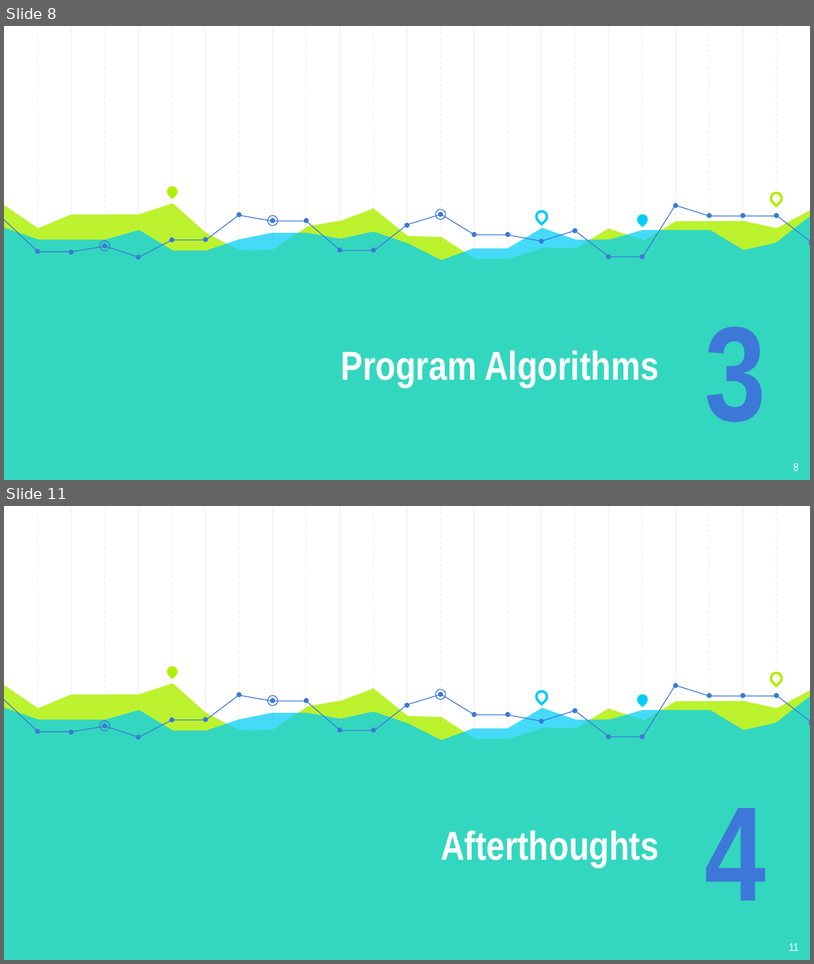
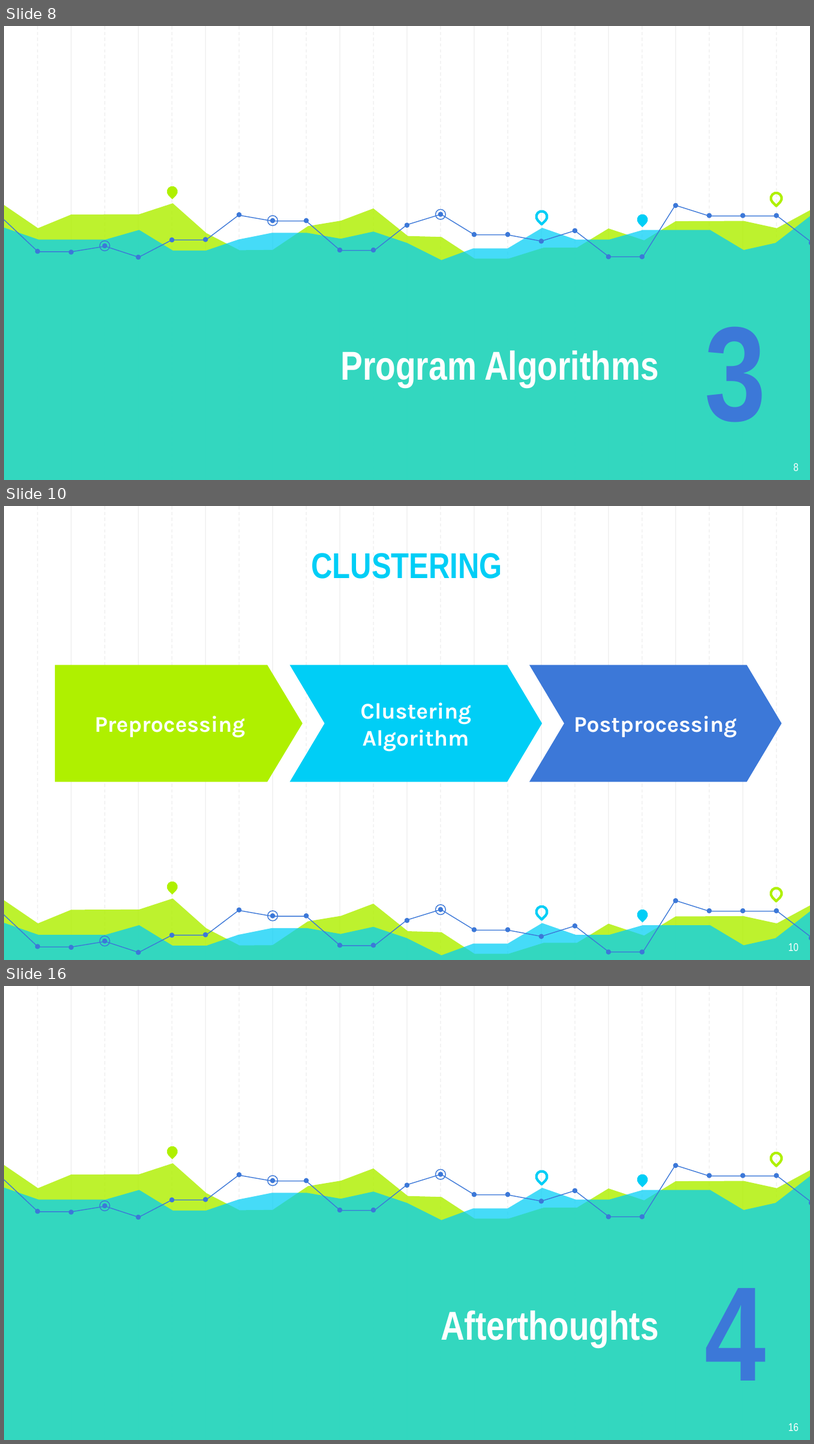
Before and after one commit to Andyayk/app, a slide deck: Graph Based Search.pptx. Shown one above the other, each under a label of ours: slides 8 and 11 before the commit, slides 8, 10 and 16 after it; the slides between them are not shown. The pictures are 814x964 and 814x1444 pixels, drawn with LibreOffice and Linux fonts; fonts in the diff are those of the drawing. Boxes give left, top, right and bottom in pixels: in the first picture for what was removed or moved away, otherwise in the second. Text is boxed around its words. In the diff, an @@ line names an element or a change of style, - is before the commit and + after.

```diff
--- a/Graph Based Search.pptx
+++ b/Graph Based Search.pptx
@@ slide 10 added at (4,506,810,960), background #FFFFFF; not listed: 23 template elements that a slide beside it also shows @@
@@ text added at (312,553,503,579), 32 pt, text #00CEF6, bold @@
+CLUSTERING
@@ pentagon arrow added at (55,665,302,782), fill #AFF000, 20 pt, text #FFFFFF, bold @@
+Preprocessing
@@ chevron added at (290,665,543,782), fill #00CEF6, 20 pt, text #FFFFFF, bold @@
+Clustering Algorithm
@@ chevron added at (530,665,782,782), fill #3C78D8, 20 pt, text #FFFFFF, bold @@
+Postprocessing
@@ teardrop added at (165,879,180,894), fill #AFF000 @@
@@ freeform shape added at (4,898,810,960), fill #AFF000 at 82% opacity @@
@@ freeform shape added at (374,900,676,952), outline #3C78D8 0.75 pt @@
@@ freeform shape added at (677,900,810,937), outline #3C78D8 0.75 pt @@
@@ teardrop added at (769,885,783,900), outline #AFF000 2.25 pt @@
@@ freeform shape added at (4,910,810,960), fill #00CEF6 at 73% opacity @@
@@ freeform shape added at (4,910,374,952), outline #3C78D8 0.75 pt @@
@@ ellipse added at (267,911,278,921), outline #3C78D8 0.75 pt @@
@@ ellipse added at (435,904,446,915), outline #3C78D8 0.75 pt @@
@@ teardrop added at (534,904,549,919), outline #00CEF6 2.25 pt @@
@@ teardrop added at (635,907,650,922), fill #00CEF6 @@
@@ ellipse added at (100,936,110,946), outline #3C78D8 0.75 pt @@
@@ group added at (35,898,810,954): 24 ellipses @@
@@ page number added at (789,943,799,951), 10 pt, text #FFFFFF @@
+10
@@ what was slide 11 is now slide 16 @@
@@ page number at (789,1423,799,1431): text changed @@
-11
+16
```
Also in this commit, not shown: 8 slides changed, 5 other slides added, 2 slides removed.
